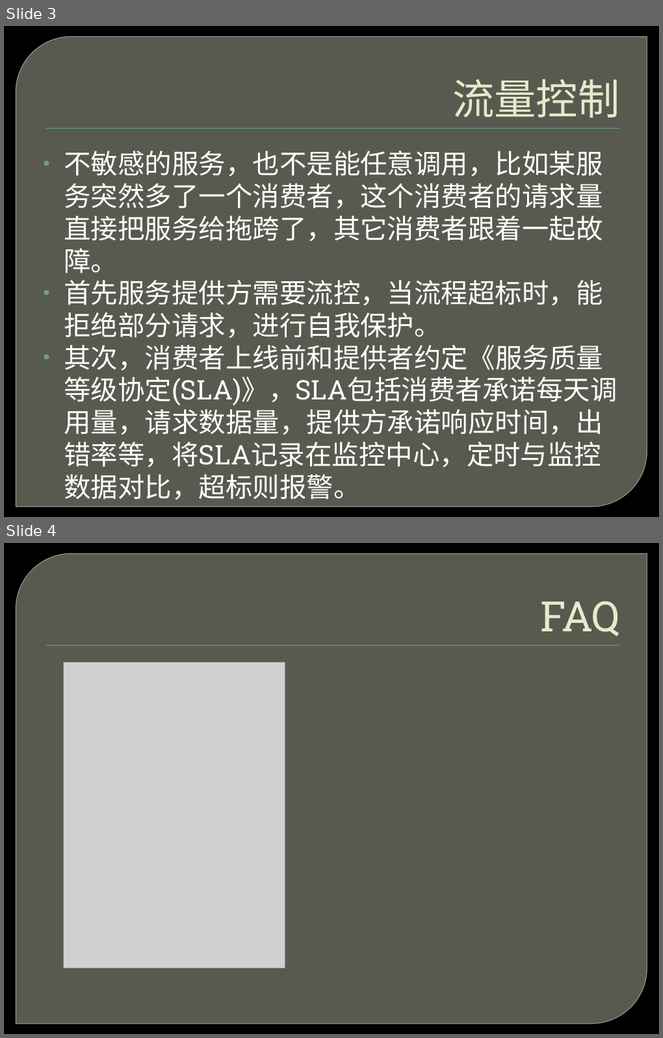
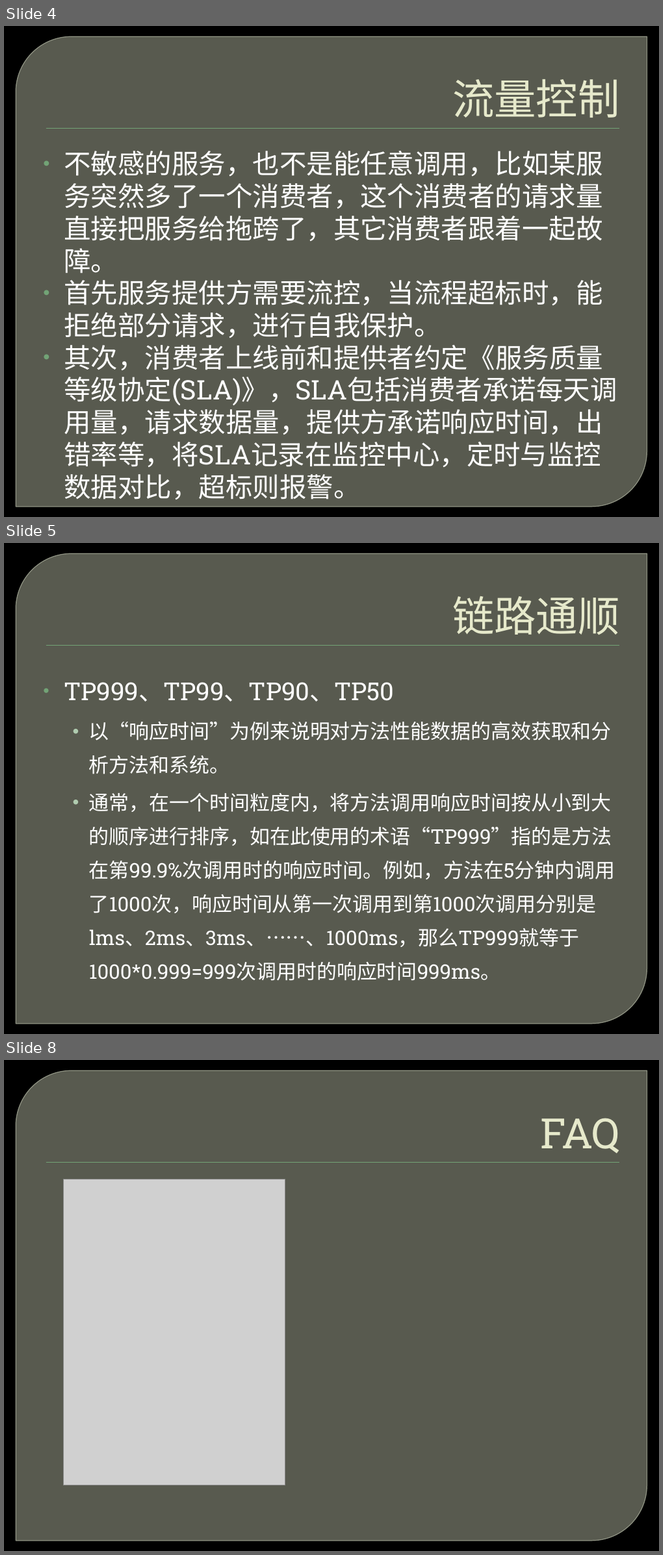
Before and after one commit to ghj1976/lecture, a slide deck: SOA服务监控/监控.pptx. Shown one above the other, each under a label of ours: slides 3 and 4 before the commit, slides 4, 5 and 8 after it; the slides between them are not shown. The pictures are 663x1038 and 663x1555 pixels, drawn with LibreOffice and Linux fonts; fonts in the diff are those of the drawing; grey boxes stand for pictures; background and template pictures are left out. Boxes give left, top, right and bottom in pixels: in the first picture for what was removed or moved away, otherwise in the second. Text is boxed around its words. In the diff, an @@ line names an element or a change of style, - is before the commit and + after.

```diff
--- a/SOA服务监控/监控.pptx
+++ b/SOA服务监控/监控.pptx
@@ slide 5 added at (4,543,659,1034), background picture (left out); not listed: 2 template elements that a slide beside it also shows @@
@@ title added at (452,596,620,635), 46 pt, text #E7EACB @@
+链路通顺
@@ text added at (64,682,615,981), 22.1 pt, text #FFFFFF @@
+• TP999、TP99、TP90、TP50
+  • 以“响应时间”为例来说明对方法性能数据的高效获取和分析方法和系统。
+  • 通常，在一个时间粒度内，将方法调用响应时间按从小到大的顺序进行排序，如在此使用的术语“TP999”指的是方法在第99.9%次调用时的响应时间。例如，方法在5分钟内调用了1000次，响应时间从第一次调用到第1000次调用分别是lms、2ms、3ms、……、1000ms，那么TP999就等于1000*0.999=999次调用时的响应时间999ms。
@@ what was slide 3 is now slide 4 @@
@@ what was slide 4 is now slide 8 @@
```
Also in this commit, not shown: 3 other slides added, 8 other files.
